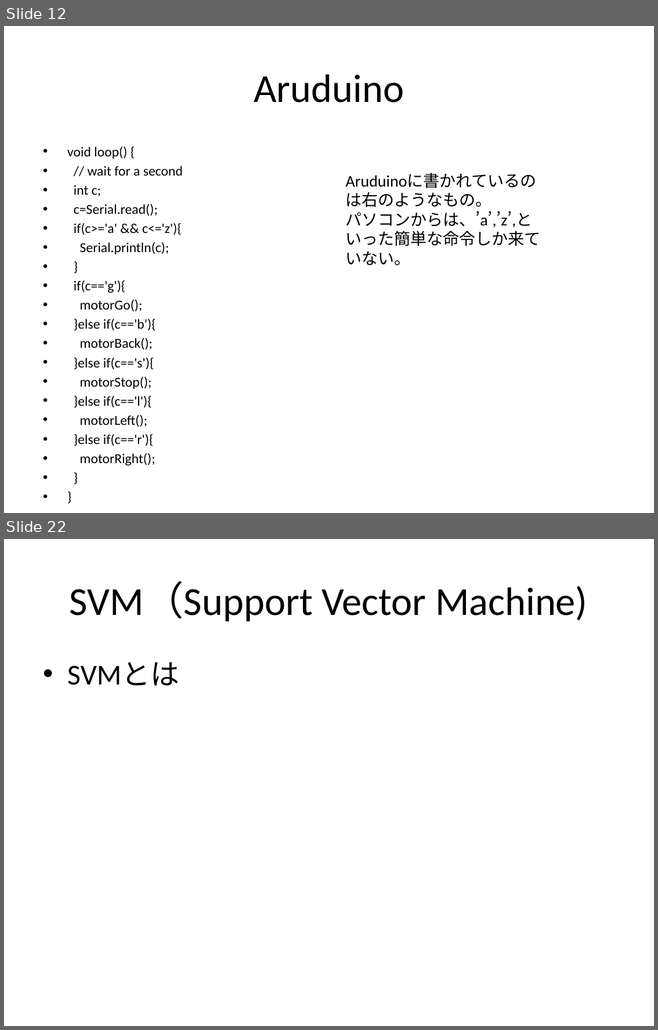
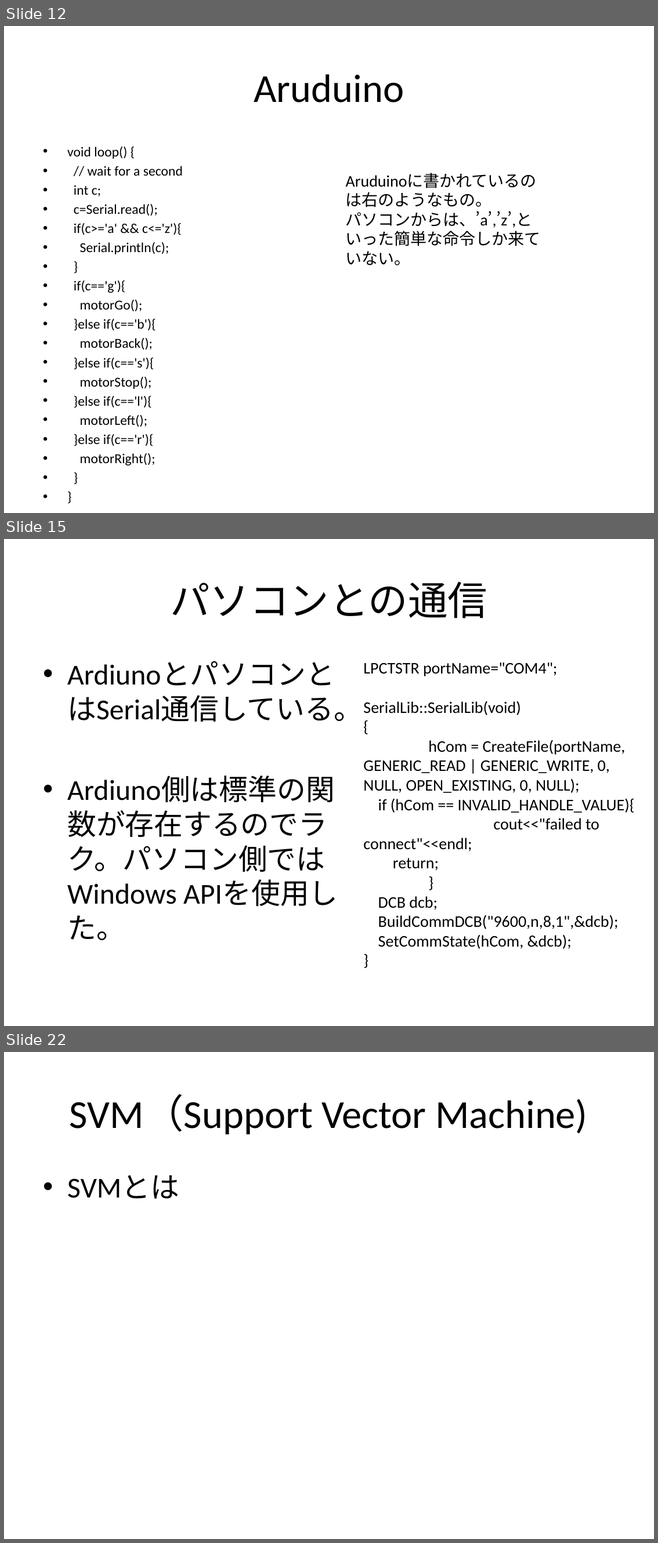
Before and after one commit to Shell-Wataru/AutoRecognition, a slide deck: motor/slideUshimaru.pptx. Shown one above the other, each under a label of ours: slides 12 and 22 before the commit, slides 12, 15 and 22 after it; the slides between them are not shown. The pictures are 658x1030 and 658x1543 pixels, drawn with LibreOffice and Linux fonts; fonts in the diff are those of the drawing. Boxes give left, top, right and bottom in pixels: in the first picture for what was removed or moved away, otherwise in the second. Text is boxed around its words. In the diff, an @@ line names an element or a change of style, - is before the commit and + after.

Commit message:
my slide

```diff
--- a/motor/slideUshimaru.pptx
+++ b/motor/slideUshimaru.pptx
@@ slide 15 added at (4, 539, 654, 1026), background #FFFFFF @@
@@ title added at (170, 582, 487, 618), 44 pt, text #000000 @@
+パソコンとの通信
@@ text added at (363, 663, 634, 949), 18 pt, text #000000 @@
+LPCTSTR portName="COM4";
+SerialLib::SerialLib(void)
+{
+hCom = CreateFile(portName, GENERIC_READ | GENERIC_WRITE, 0, NULL, OPEN_EXISTING, 0, NULL);
+if (hCom == INVALID_HANDLE_VALUE){
+cout<<"failed to connect"<<endl;
+return;
+}
+DCB dcb;
+BuildCommDCB("9600,n,8,1",&dcb);
+SetCommState(hCom, &dcb);
+}
@@ text added at (67, 695, 362, 940), 32 pt, text #000000 @@
+• ArdiunoとパソコンとはSerial通信している。
+• Ardiuno側は標準の関数が存在するのでラク。パソコン側ではWindows APIを使用した。
```
Also in this commit, not shown: 2 slides changed, 1 other slide added, 2 slides removed.
